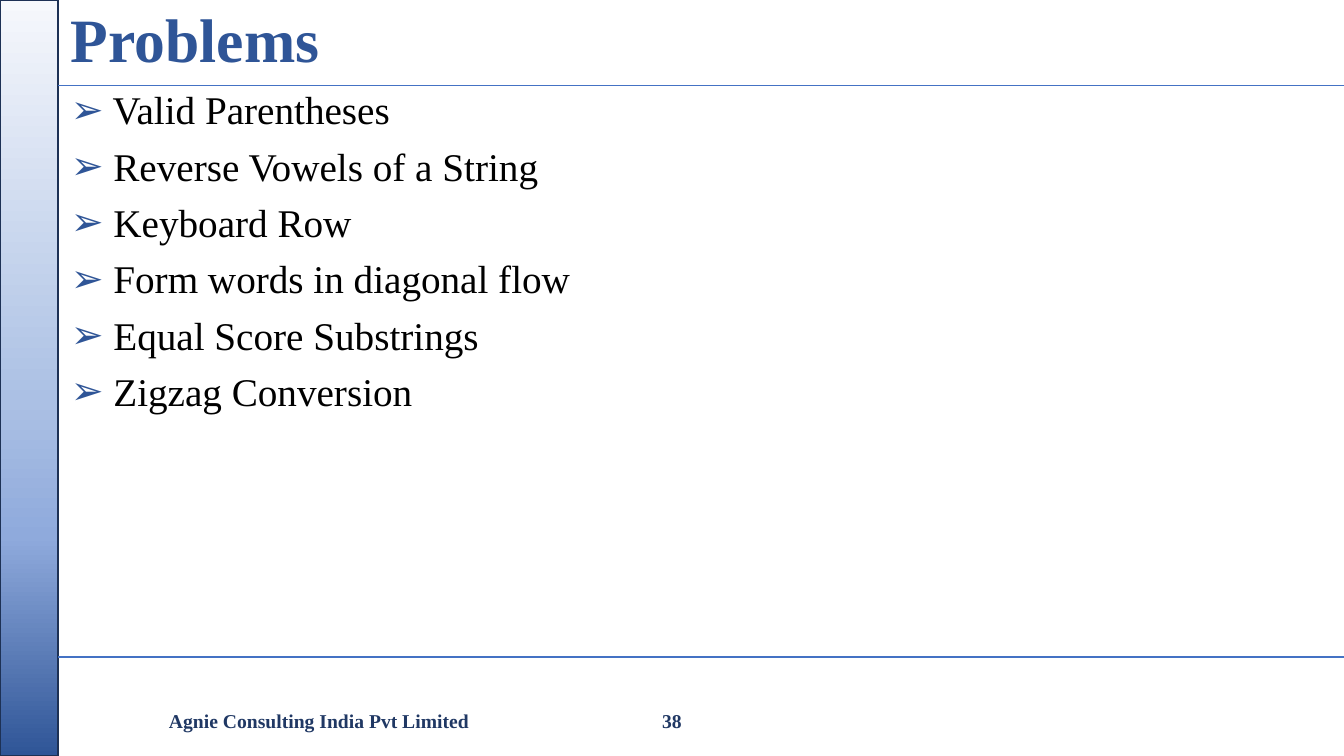
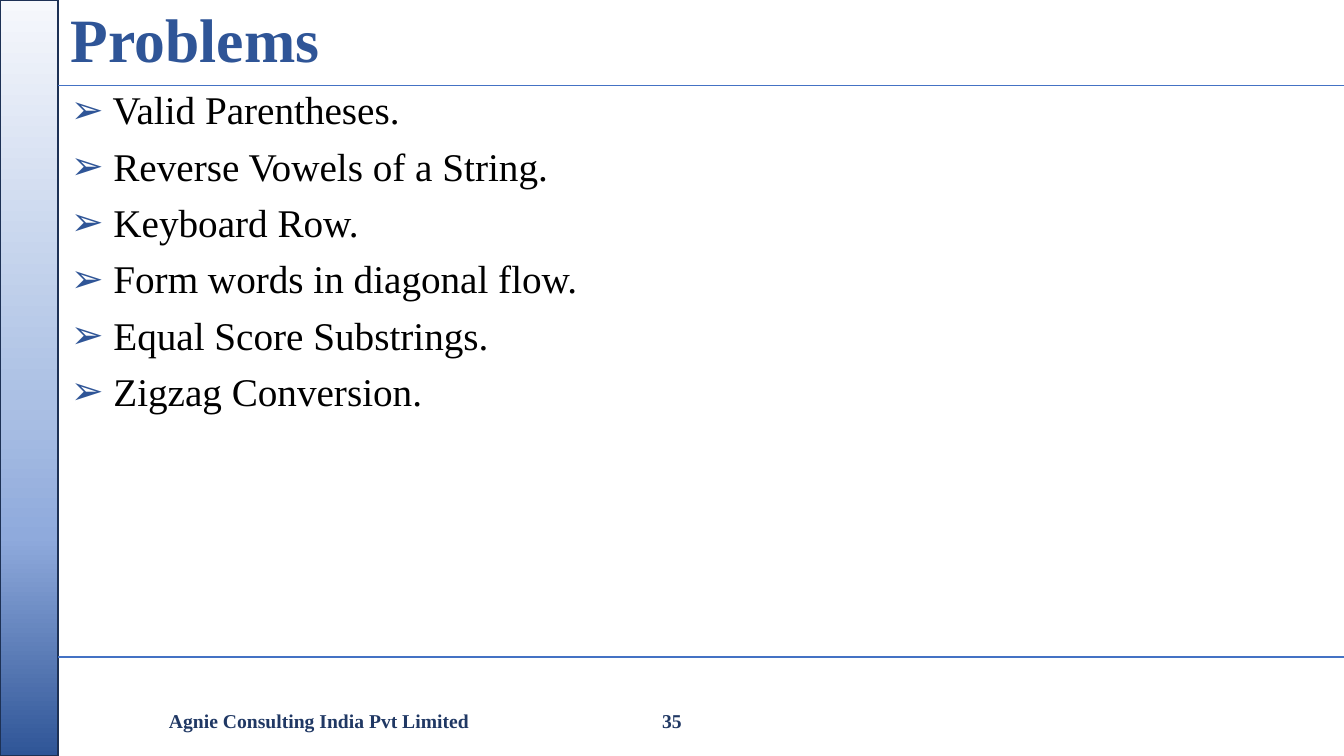
Before and after one commit to nikishdaniel1-del/Python-Cls, a slide deck: slide 35 of python class/Python Class.pptx (slide 38 before the commit). Drawn at 1344x756 pixels with LibreOffice and Linux fonts; fonts in the diff are those of the drawing; background and template pictures are left out. Boxes give left, top, right and bottom in pixels: in the first picture for what was removed or moved away, otherwise in the second. Text is boxed around its words. In the diff, an @@ line names an element or a change of style, - is before the commit and + after.

```diff
--- a/python class/Python Class.pptx
+++ b/python class/Python Class.pptx
@@ text at (x1=113, y1=96, x2=577, y2=414): text changed @@
-➢ Valid Parentheses
-➢ Reverse Vowels of a String
-➢ Keyboard Row
-➢ Form words in diagonal flow
-➢ Equal Score Substrings
-➢ Zigzag Conversion
+➢ Valid Parentheses.
+➢ Reverse Vowels of a String.
+➢ Keyboard Row.
+➢ Form words in diagonal flow.
+➢ Equal Score Substrings.
+➢ Zigzag Conversion.
@@ page number at (x1=662, y1=715, x2=682, y2=729): text changed @@
-38
+35
```
Also in this commit, not shown: 9 other slides changed, 1 other file.
